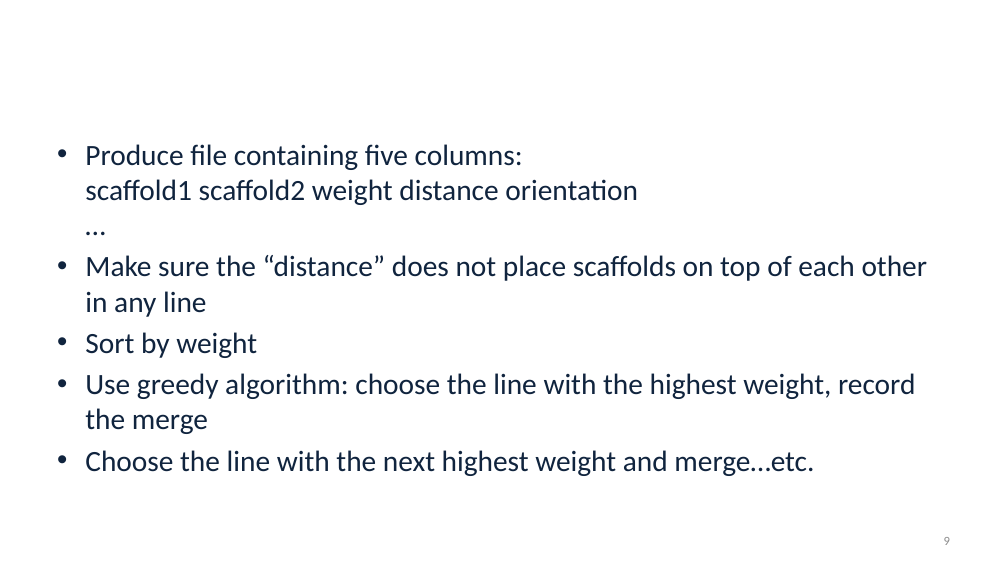
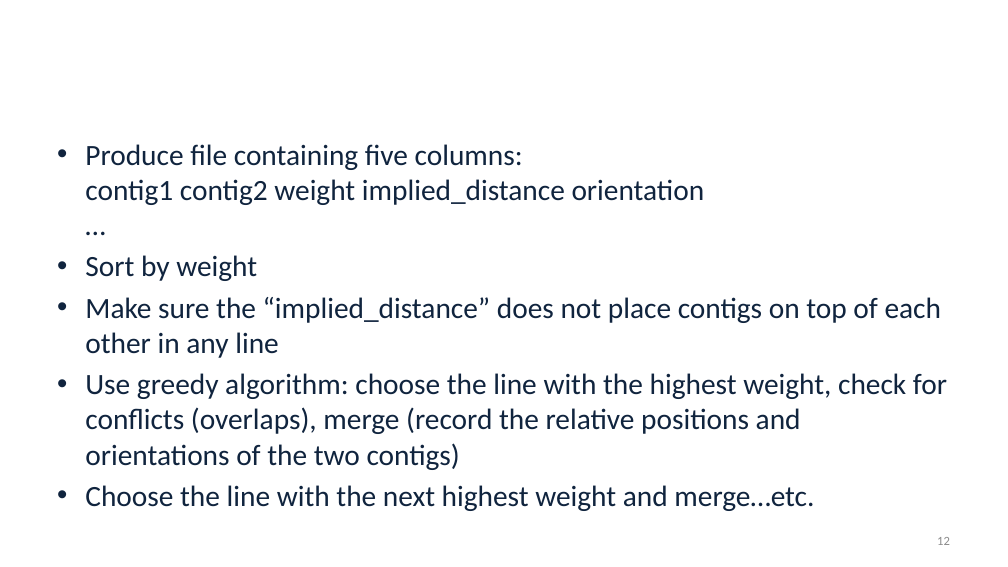
Before and after one commit to alekseyzimin/BME-Algorithms-for-Analysis-of-Genomic-Data, a slide deck: slide 12 of Fall 2026/Week 6 -- Scaffolding K-mer counts.pptx (slide 9 before the commit). Drawn at 1008x567 pixels with LibreOffice and Linux fonts; fonts in the diff are those of the drawing; background and template pictures are left out. Boxes give left, top, right and bottom in pixels: in the first picture for what was removed or moved away, otherwise in the second. Text is boxed around its words. In the diff, an @@ line names an element or a change of style, - is before the commit and + after.

```diff
--- a/Fall 2026/Week 6 -- Scaffolding K-mer counts.pptx
+++ b/Fall 2026/Week 6 -- Scaffolding K-mer counts.pptx
@@ text at box(85, 144, 705, 205): text changed @@
-• Produce file containing five columns:
-  scaffold1 scaffold2 weight distance orientation
-  …
-• Make sure the “distance” does not place scaffolds on top of each other in any line
+• Produce file containing five columns:
+  contig1 contig2 weight implied_distance orientation
+  …
@@ text at box(85, 297, 947, 470): text changed @@
-• Use greedy algorithm: choose the line with the highest weight, record the merge
+• Make sure the “implied_distance” does not place contigs on top of each other in any line
+• Use greedy algorithm: choose the line with the highest weight, check for conflicts (overlaps), merge (record the relative positions and orientations of the two contigs)
@@ page number at box(937, 537, 950, 545): text changed @@
-9
+12
```
Also in this commit, not shown: 11 other slides changed, 11 slides added.
